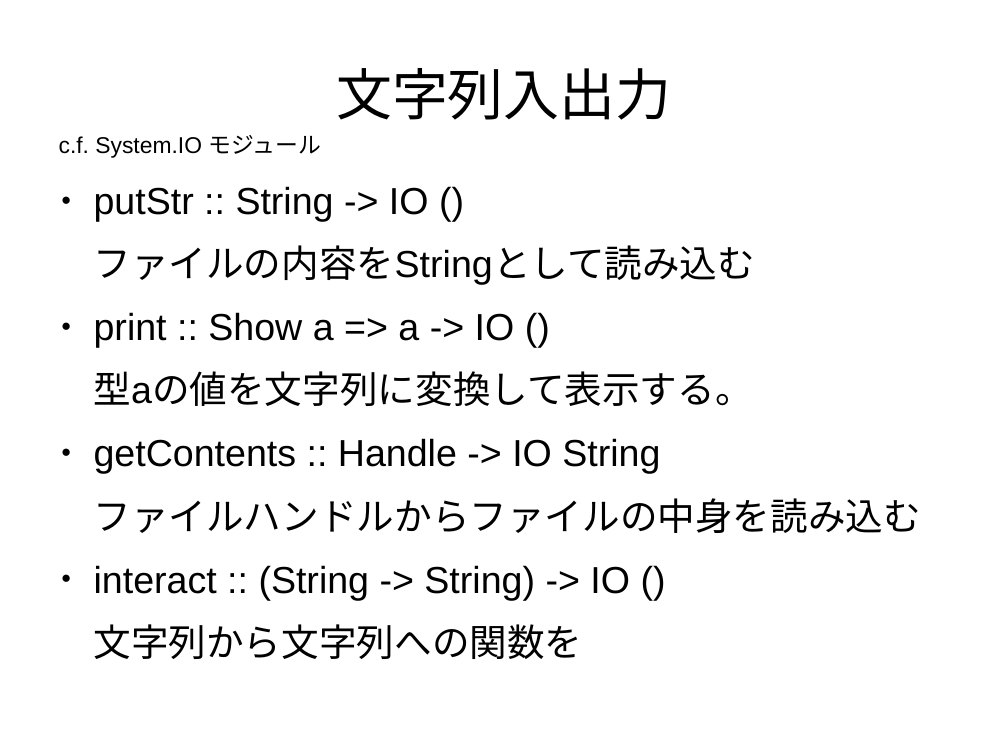
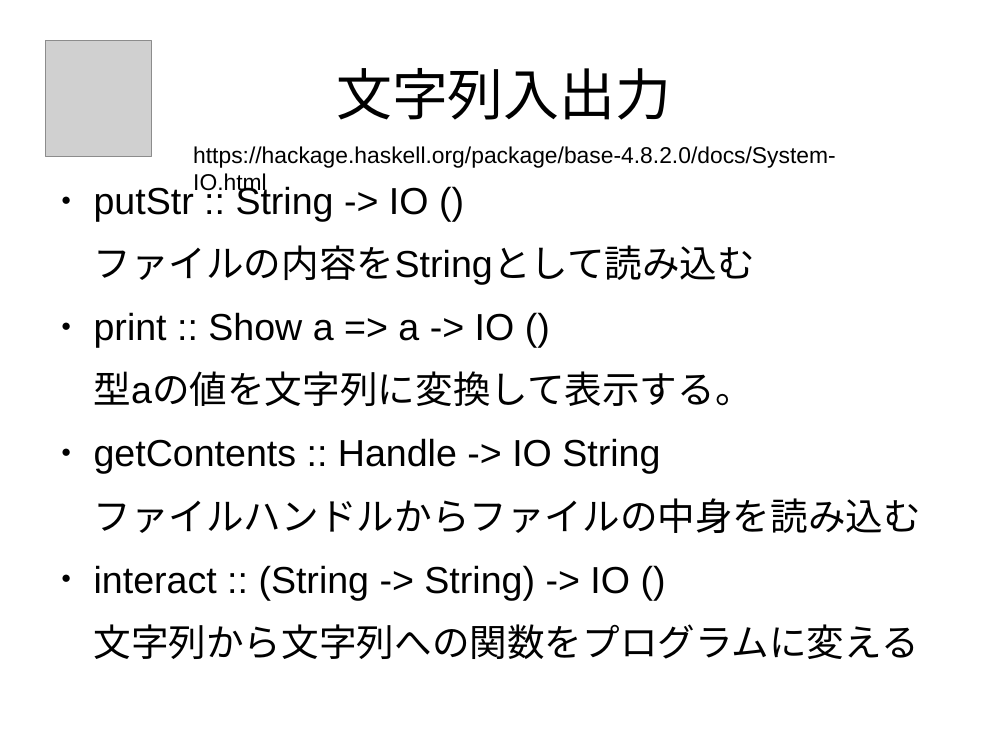
Before and after one commit to nushio3/learn-haskell, a slide deck: slide 12 of Tsukuba-2016.odp (slide 11 before the commit). Drawn at 1008x756 pixels with LibreOffice and Linux fonts; fonts in the diff are those of the drawing; grey boxes stand for pictures. Boxes give left, top, right and bottom in pixels: in the first picture for what was removed or moved away, otherwise in the second. Text is boxed around its words. In the diff, an @@ line names an element or a change of style, - is before the commit and + after.

```diff
--- a/Tsukuba-2016.odp
+++ b/Tsukuba-2016.odp
@@ picture added at (45, 41, 151, 156) @@
@@ text removed at (59, 135, 321, 158) @@
-c.f. System.IO モジュール
@@ text added at (193, 146, 836, 196), 18 pt, text #000000 @@
+https://hackage.haskell.org/package/base-4.8.2.0/docs/System-IO.html
@@ text at (94, 624, 919, 659): text changed @@
-文字列から文字列への関数を
+文字列から文字列への関数をプログラムに変える
```
Also in this commit, not shown: 10 other slides changed, 16 slides added, 2 slides removed.
